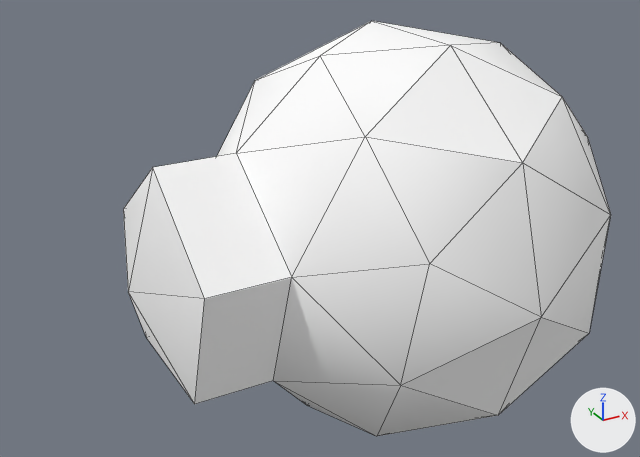
The Blender file assets/turret.blend as it was, and as the next commit left it.
The view is the same before and after, from a 50 mm camera at (2.373, -1.64, 0.868) aimed at (3.296, 0.038, 0.029). Lighting does not change. The marker at lower right points along +X, +Y and +Z. Mesh edges are drawn as thin lines.

Before the edit, the objects in view are built like this:
```python
me_circle_001 = bpy.data.meshes.new('Circle.001')
me_circle_001.from_pydata(...)  # 47 vertices, 85 faces; spans x -0.683..0.5, y -0.5..0.5, z -0.476..0.476
me_circle_001.polygons.foreach_set('use_smooth', [True] * 85)
me_circle_001.materials.append(mat_material)  # white #ffffff
# before: 41 (-0.608, -0.155, -0.213) at pixel (194, 404), 42 (-0.608, -0.25, 0.081) at pixel (204, 298), 43 (-0.608, 0.0, 0.263) at pixel (152, 167), 44 (-0.608, 0.25, 0.081) at pixel (123, 209), 45 (-0.608, 0.155, -0.213) at pixel (146, 337)
# before: 46 (-0.683, 0.0, 0.0) at pixel (128, 291)
ob_top = bpy.data.objects.new('top', me_circle_001)
ob_top.location = (3.5, 0.0, 0.0)
_m = ob_top.modifiers.new('EdgeSplit', 'EDGE_SPLIT')
```
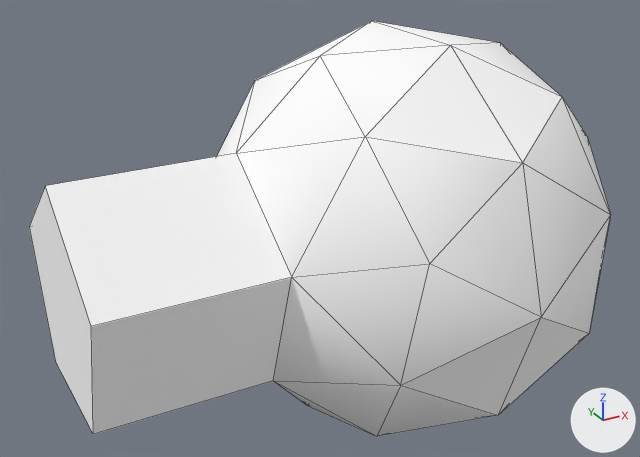
The newer file is also rescaled (x0.608), turned or shifted as a whole; pictures and numbers use the older file's frame.

Location of each change, (x1, y1, x2, y2) in pixels of the pictures (640 x 457 px):
'top', reshaped (19% wider): before (123, 21, 611, 436); after (29, 21, 611, 436)
part 1 of me_circle_001, cut back: before (123, 153, 292, 404); after (29, 153, 292, 435)

Edits to the bpy script that builds the scene:
```text
Change me_circle_001:
    where me_circle_001.from_pydata(...)  # 47 vertices, 85 faces; spans x -0.683..0.5, y -0.5..0.5, z -0.476..0.476
    used by ob_top; location = (3.5, 0.0, 0.0)
    verts and faces of me_circle_001; kept vertices keep their numbers, new ones are numbered from 47
    me_circle_001 part 1
    add delete_vertices([46])  # with the faces that use them
    add for i in [*range(41, 46)]: verts[i] += (-0.214, 0.0, 0.0)
    add faces += [(41, 42, 43, 44, 45)]
```
